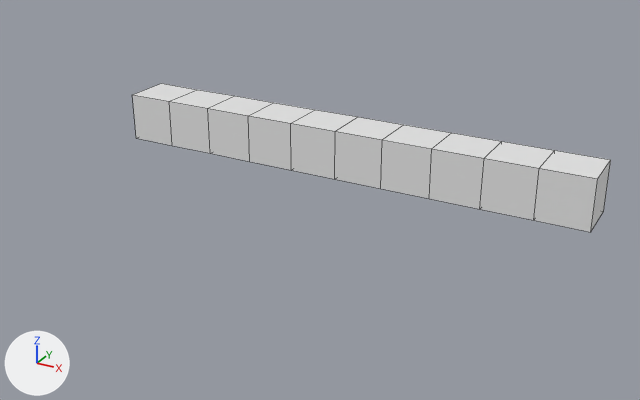
Before and after pictures for a commit that changed the Blender file Projects/Tutorials/Udemy/UlimateBlender2.8/ArrayAnimation.blend.
Before and after are seen from a 50 mm lens placed at (24.1, -29.8, 12.3), pointed at (9.5, -3.2, -1.0). Arrows for +X, +Y and +Z are at lower left; the lights stay in place. Mesh edges are drawn as thin lines.
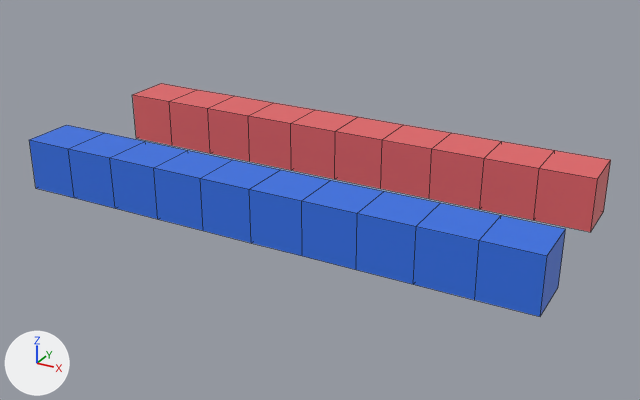
ob_empty_001 is not drawn itself; it is used by a modifier of ob_cube_001.

Scene script edits in JSON lines:
```json
{"op": "add", "block": "mat_red", "code": ["mat_red = principled_material('Red')", "mat_red.base_color = (0.8, 0.132, 0.14)  # red #e76669"]}
{"op": "add", "block": "mat_green", "code": ["mat_green = principled_material('Green')", "mat_green.base_color = (0.0338, 0.166, 0.8)  # blue #3471e7"]}
{"block": "me_cube_002", "where": "me_cube_002.from_pydata(...)  # 8 vertices, 6 faces; spans x -1.0..1.0, y -1.0..1.0, z -1.0..1.0"}
{"op": "add", "block": "me_cube_002", "code": "me_cube_002.materials.append(mat_red)  # red #e76669"}
{"op": "add", "block": "me_cube_000", "code": ["me_cube_000 = bpy.data.meshes.new('Cube.000')", "me_cube_000.from_pydata(...)  # a box spanning x -1.0..1.0, y -1.0..1.0, z -1.0..1.0", "me_cube_000.materials.append(mat_green)  # blue #3471e7"]}
{"op": "add", "block": "ob_empty_001", "code": ["ob_empty_001 = bpy.data.objects.new('Empty.001', None)", "ob_empty_001.location = (-0.0106, -6.069, -0.173)"]}
{"op": "add", "block": "ob_cube_001", "code": ["ob_cube_001 = bpy.data.objects.new('Cube.001', me_cube_000)", "ob_cube_001.location = (-0.01, -6.07, -0.17)", "_m = ob_cube_001.modifiers.new('Array', 'ARRAY')", "_m.count = 10", "_m.constant_offset_displace = (0.0, 0.0, 0.0)", "_m.use_object_offset = True", "_m.offset_object = ob_empty_001"]}
```

Boxes (x1, y1, x2, y2) around the edits, measured in the pictures (640 x 400 px):
```json
{"object": "Cube.001", "change": "added", "after": [29, 125, 565, 317], "on screen": "blue"}
{"object": "Cube", "change": "recoloured", "before": [133, 83, 611, 232], "after": [133, 83, 611, 232]}
```
